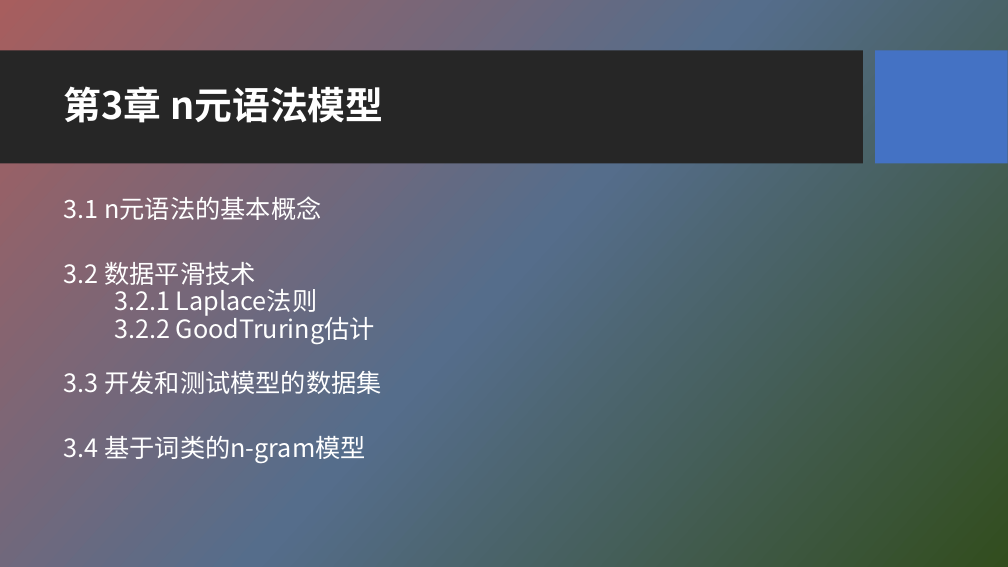
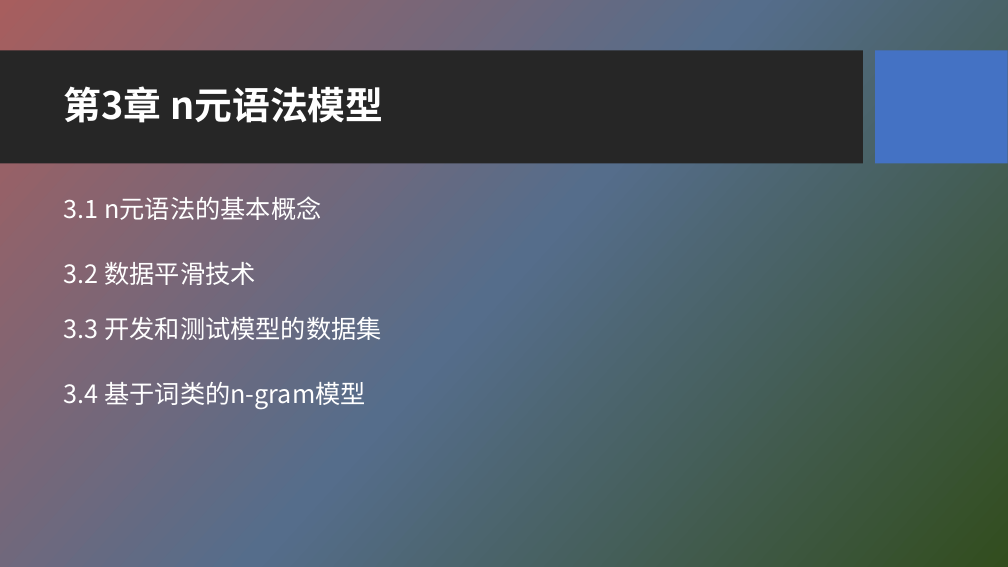
Before and after one commit to HBU/NLP_PPT, a slide deck: slide 2 of PPT-2020/ch03 n元语法模型.pptx. Drawn at 1008x567 pixels with LibreOffice and Linux fonts; fonts in the diff are those of the drawing; background and template pictures are left out. Boxes give left, top, right and bottom in pixels: in the first picture for what was removed or moved away, otherwise in the second. Text is boxed around its words. In the diff, an @@ line names an element or a change of style, - is before the commit and + after.

```diff
--- a/PPT-2020/ch03 n元语法模型.pptx
+++ b/PPT-2020/ch03 n元语法模型.pptx
@@ text at bbox=[64, 262, 381, 340]: text changed @@
-3.2 数据平滑技术
-3.2.1 Laplace法则
-3.2.2 GoodTruring估计
-3.3 开发和测试模型的数据集
+3.2 数据平滑技术
+3.3 开发和测试模型的数据集
```
Also in this commit, not shown: 1 other slide changed, 2 slides added, 34 other files.
